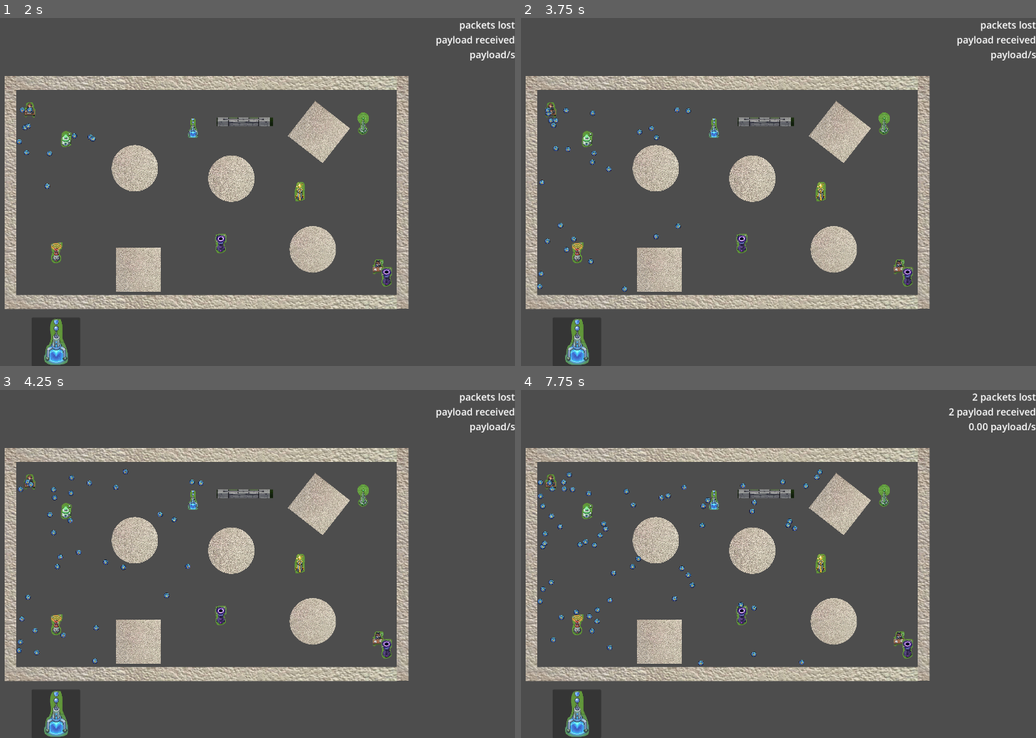
Above: before the commit, frames 1-4 (two rows, left to right).
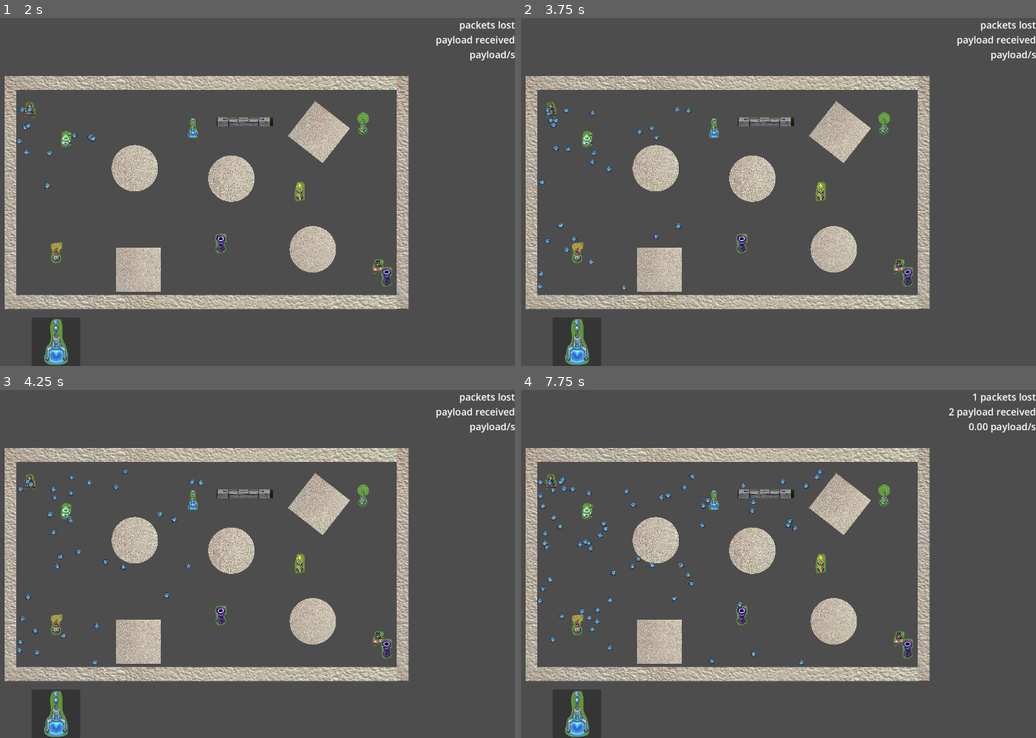
Above: after the commit, the same moments.

Repository: ryupold/ld59
Game: Godot game, scene res://scenes/test_sender.tscn
Same seed, same stepped clock (60 frames per second), same inputs: the game is played once before the commit and once after it. The engine's default icon, where the game draws it, is replaced by a stand-in: a white triangle on a blue panel in a dark square.
Inputs (mouse positions are in pixels of both pictures, inside the frame that each line leads up to):
- Up to frame 1 (2 s): click (56, 341) at 0.5 s; click (56, 341) at 1.25 s
- Up to frame 2 (3.75 s): click (577, 341) at 2 s
- Up to frame 3 (4.25 s): no input
- Up to frame 4 (7.75 s): no input

Frame 1 is identical in both runs. In frame 2, less than 0.1% of the frame differs, in the area x 3-21%, y 58-79%; in frame 3, 0.1%; in frame 4, 0.5%, in the area x 3-89%, y 0-80%.

Commit message:
export main attributes of all towers

Diff:
--- a/ld59-game/entities/packet/packet.gd
+++ b/ld59-game/entities/packet/packet.gd
@@ -27,15 +27,16 @@
 			GameState.onPacketLost.emit()
 			queue_free()
 
-func increasePayload() -> void:
-	payload += 1
+func increasePayload(by: int) -> void:
+	payload += by
 	var newSpriteScale := originalSpriteScale * (1 + (payload-1) * growthModifier)
 	$Sprite.scale = Vector2(newSpriteScale, newSpriteScale)
 	var newColliderScale = originalColliderScale * (1 + (payload-1) * growthModifier)
 	$CollisionShape2D.scale = Vector2(newColliderScale, newColliderScale)
 
-func increaseTtl() -> void:
-	ttl += 1
+func increaseTtl(by: int) -> void:
+	ttl += by
+
 func setVelocity(v: Vector2):
 	if v.length_squared() < minSpeed * minSpeed:
 		v = v.normalized() * minSpeed
--- a/ld59-game/entities/towers/anti_gravity/anti_gravity_tower.gd
+++ b/ld59-game/entities/towers/anti_gravity/anti_gravity_tower.gd
@@ -1,7 +1,9 @@
 extends Tower
+
+@export var antiGravity: float = 9.81
 
 func _physics_process(delta: float) -> void:
 	for packet in packetsColliding:
 		var offset := global_position.direction_to(packet.global_position)
-		packet.apply_impulse(offset * 10)
+		packet.apply_impulse(offset * antiGravity)
 	return
--- a/ld59-game/entities/towers/gravity/gravity_tower.gd
+++ b/ld59-game/entities/towers/gravity/gravity_tower.gd
@@ -1,7 +1,9 @@
 extends Tower
+
+@export var gravity: float = 9.81
 
 func _physics_process(delta: float) -> void:
 	for packet in packetsColliding:
 		var offset := packet.global_position.direction_to(global_position)
-		packet.apply_impulse(offset.normalized() * 10)
+		packet.apply_impulse(offset.normalized() * gravity)
 	return
--- a/ld59-game/entities/towers/payload/payload_tower.gd
+++ b/ld59-game/entities/towers/payload/payload_tower.gd
@@ -1,4 +1,6 @@
 extends Tower
+
+@export var payloadIncrease: int = 1
 
 func _ready() -> void:
 	collisionArea.body_entered.connect(addCompute)
@@ -14,5 +16,5 @@
 func addCompute(body: Node2D) -> void:
 	if body is Packet:
 		var packet := body as Packet
-		packet.increasePayload()
+		packet.increasePayload(payloadIncrease)
 	return
--- a/ld59-game/entities/towers/relay/relay_tower.gd
+++ b/ld59-game/entities/towers/relay/relay_tower.gd
@@ -1,4 +1,6 @@
 extends Tower
+
+@export var ttlIncrease: int = 5
 
 func _ready() -> void:
 	collisionArea.body_entered.connect(addCompute)
@@ -14,5 +16,5 @@
 func addCompute(body: Node2D) -> void:
 	if body is Packet:
 		var packet := body as Packet
-		packet.increaseTtl()
+		packet.increaseTtl(ttlIncrease)
 	return
--- a/ld59-game/entities/towers/slow/slow_tower.gd
+++ b/ld59-game/entities/towers/slow/slow_tower.gd
@@ -1,14 +1,8 @@
 extends Tower
 
 @export var slowDownFactor: float = 0.5
-@export var minParticleSpeed: float = 100
 
 func _physics_process(delta: float) -> void:
 	for packet in packetsColliding:
-		if packet.linear_velocity.length() < minParticleSpeed:
-			continue
-
 		var velocity := packet.linear_velocity - (packet.linear_velocity * slowDownFactor * delta)
-		if velocity.length() < minParticleSpeed:
-			velocity = velocity.normalized() * minParticleSpeed
-		packet.set_axis_velocity(velocity)
+		packet.setVelocity(velocity)
--- a/ld59-game/entities/towers/speed/speed_tower.gd
+++ b/ld59-game/entities/towers/speed/speed_tower.gd
@@ -1,7 +1,8 @@
 extends Tower
+
+@export var speedUpFactor: float = 0.5
 
 func _physics_process(delta: float) -> void:
 	for packet in packetsColliding:
-		var velocity := packet.linear_velocity + (packet.linear_velocity * 2 * delta)
-		packet.set_axis_velocity(velocity)
-	return
+		var velocity := packet.linear_velocity + (packet.linear_velocity * speedUpFactor * delta)
+		packet.setVelocity(velocity)
